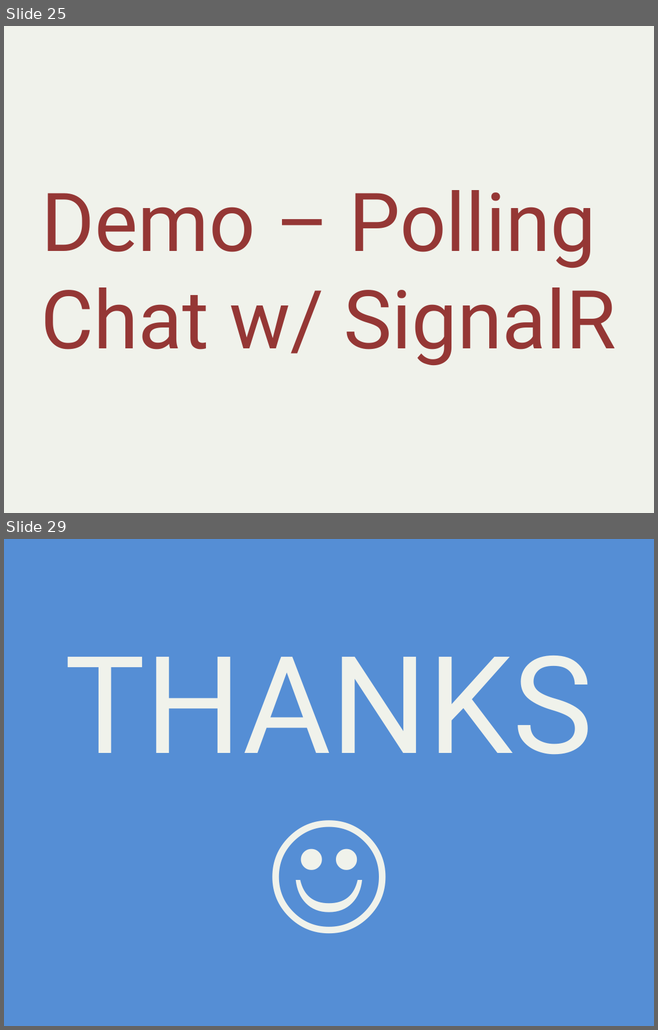
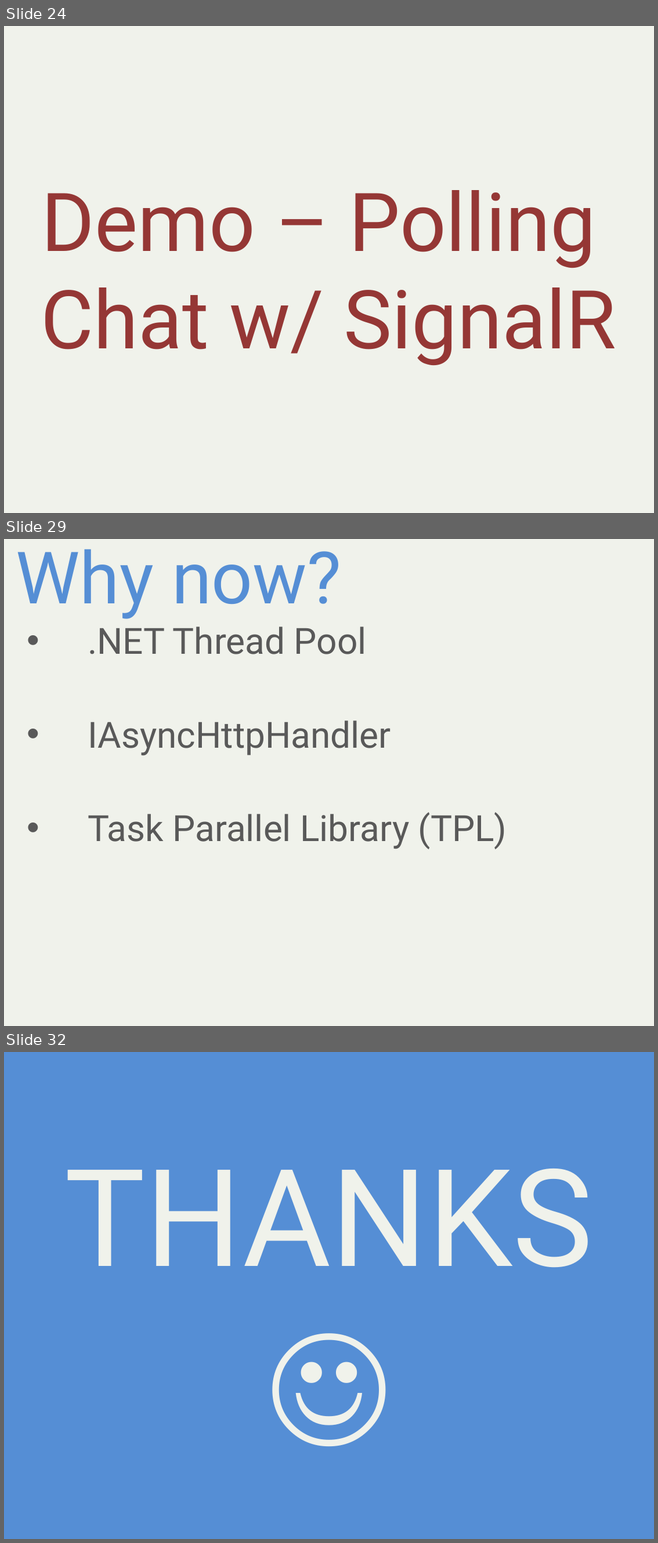
Before and after one commit to alani/Talks, a slide deck: SignalR-Intro/SignalRIntro.pptx. Shown one above the other, each under a label of ours: slides 25 and 29 before the commit, slides 24, 29 and 32 after it; the slides between them are not shown. The pictures are 658x1030 and 658x1543 pixels, drawn with LibreOffice and Linux fonts; fonts in the diff are those of the drawing. Boxes give left, top, right and bottom in pixels: in the first picture for what was removed or moved away, otherwise in the second. Text is boxed around its words. In the diff, an @@ line names an element or a change of style, - is before the commit and + after.

```diff
--- a/SignalR-Intro/SignalRIntro.pptx
+++ b/SignalR-Intro/SignalRIntro.pptx
@@ slide 29 added at (4, 539, 654, 1026), background #F0F2EB @@
@@ title added at (16, 549, 341, 619), 80 pt, text #558ED5 @@
+Why now?
@@ subtitle added at (88, 627, 507, 849), 40 pt, text #595959 @@
+• .NET Thread Pool
+• IAsyncHttpHandler
+• Task Parallel Library (TPL)
@@ what was slide 25 is now slide 24 @@
@@ what was slide 29 is now slide 32 @@
```
Also in this commit, not shown: 6 slides changed, 13 other slides added, 10 slides removed, 7 other files.
